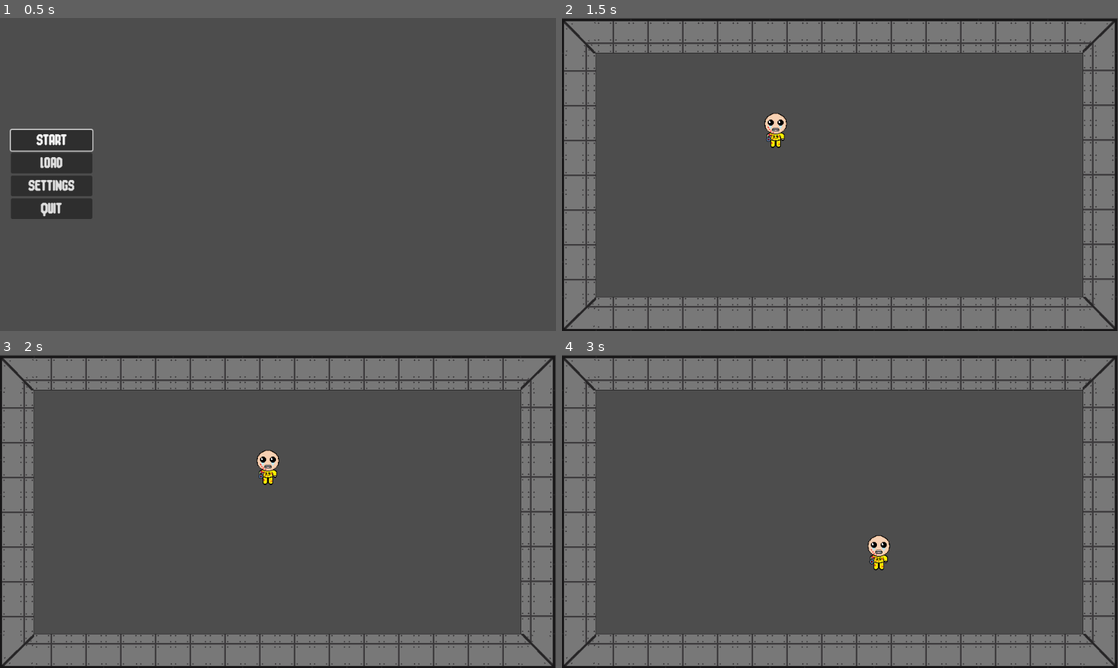
Above: before the commit, frames 1-4 (two rows, left to right).
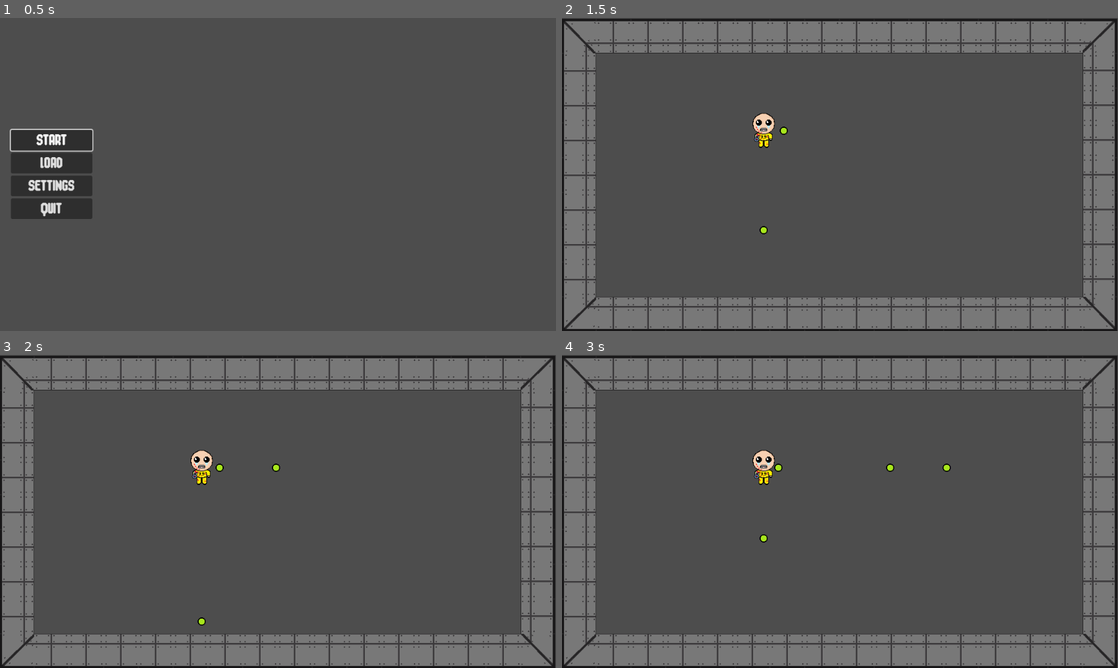
Above: after the commit, the same moments.

Repository: Andrej-Dusa/IronDystopia
Game: Godot game, scene res://Menus/MainMenu.tscn
Same seed, same stepped clock (60 frames per second), same inputs: the game is played once before the commit and once after it.
Inputs:
- Up to frame 1 (0.5 s): no input
- Up to frame 2 (1.5 s): click "START" at 0.5 s; hold Right (ui_right) from 1.28 s (still down)
- Up to frame 3 (2 s): keep holding Right (ui_right)
- Up to frame 4 (3 s): release Right (ui_right) at 2.03 s; hold Down (ui_down) 2.03-2.78 s; hold Right (ui_right) from 2.78 s (still down)

Frame 1 is identical in both runs. In frame 2, 0.6% of the frame differs, in the area x 34-41%, y 30-70%; in frame 3, 0.7%; in frame 4, 0.8%, in the area x 34-70%, y 30-69%.

Commit message:
Added projectile for player plus added basic projectile physics

Diff:
--- a/Characters/player.gd
+++ b/Characters/player.gd
@@ -3,17 +3,39 @@
 @export var MAX_SPEED = 200
 @export var ACCELERATION = 1000
 @export var FRICTION = 950
+@export var ATTACKSPEED = 0.5
+@export var PROJECTILE_CURVE = 0.3
 
 @onready var axis = Vector2.ZERO
+@onready var lookingDir = Vector2(0,1)
+@onready var attackSpeed = $AttackSpeed
+@onready var game = get_tree().get_root().get_node("GameTest")
+@onready var projectile = load("res://Game/Projectile.tscn")
 
+func _ready() :
+	_shoot()
 
 func _physics_process(delta: float) -> void:
 	_move(delta)
 
+func _get_looking_dir() :
+	if Input.is_action_pressed("ui_left") :
+		lookingDir = Vector2(-1,0) + axis * PROJECTILE_CURVE
+		_shoot()
+	elif Input.is_action_pressed("ui_right") :
+		lookingDir = Vector2(1,0) + axis * PROJECTILE_CURVE
+		_shoot()
+	elif Input.is_action_pressed("ui_up") :
+		lookingDir = Vector2(0,-1) + axis * PROJECTILE_CURVE
+		_shoot()
+	elif Input.is_action_pressed("ui_down") :
+		lookingDir = Vector2(0,1) + axis * PROJECTILE_CURVE
+		_shoot()
+
 
 func _get_input_axis() :
-	axis.x = int(Input.is_action_pressed("ui_right")) - int(Input.is_action_pressed("ui_left"))
-	axis.y = int(Input.is_action_pressed("ui_down")) - int(Input.is_action_pressed("ui_up"))
+	axis.x = int(Input.is_action_pressed("move_right")) - int(Input.is_action_pressed("move_left"))
+	axis.y = int(Input.is_action_pressed("move_down")) - int(Input.is_action_pressed("move_up"))
 	return axis.normalized()
 
 func _move(delta) :
@@ -23,6 +45,8 @@
 		_apply_friction(FRICTION * delta)
 	else:
 		_apply_movement(axis * ACCELERATION * delta)
+	_get_looking_dir()
+	print(lookingDir)
 	move_and_slide()
 
 func _apply_friction(amount) :
@@ -34,3 +58,13 @@
 func _apply_movement(acceleration) :
 	velocity += acceleration
 	velocity = velocity.limit_length(MAX_SPEED)
+
+func _shoot() :
+	if attackSpeed.is_stopped():
+		var instance = projectile.instantiate()
+		instance.dir = lookingDir
+		instance.spawnPos = global_position
+		instance.spawnRot = rotation
+		instance.zdex = z_index - 1
+		game.add_child.call_deferred(instance)
+		attackSpeed.start(ATTACKSPEED)
--- a/Characters/player.tscn
+++ b/Characters/player.tscn
@@ -33,3 +33,6 @@
 
 [node name="CollisionShape2D" type="CollisionShape2D" parent="."]
 shape = SubResource("CapsuleShape2D_okd0v")
+
+[node name="AttackSpeed" type="Timer" parent="."]
+one_shot = true
--- /dev/null
+++ b/Game/Projectile.tscn
@@ -0,0 +1,32 @@
+[gd_scene load_steps=4 format=3 uid="uid://fc0r1xlbk5s5"]
+
+[ext_resource type="Script" path="res://Game/projectile.gd" id="1_5rdj5"]
+[ext_resource type="Texture2D" uid="uid://pcxyfrrkilun" path="res://assets/projectile.png" id="2_8e7kt"]
+
+[sub_resource type="CircleShape2D" id="CircleShape2D_hylav"]
+radius = 8.06226
+
+[node name="Projectile" type="CharacterBody2D"]
+collision_layer = 16
+collision_mask = 8
+script = ExtResource("1_5rdj5")
+
+[node name="Sprite2D" type="Sprite2D" parent="."]
+texture = ExtResource("2_8e7kt")
+
+[node name="CollisionShape2D" type="CollisionShape2D" parent="."]
+shape = SubResource("CircleShape2D_hylav")
+
+[node name="Area2D" type="Area2D" parent="."]
+collision_layer = 16
+collision_mask = 8
+
+[node name="CollisionShape2D" type="CollisionShape2D" parent="Area2D"]
+shape = SubResource("CircleShape2D_hylav")
+
+[node name="Life" type="Timer" parent="."]
+wait_time = 3.0
+autostart = true
+
+[connection signal="body_entered" from="Area2D" to="." method="_on_area_2d_body_entered"]
+[connection signal="timeout" from="Life" to="." method="_on_life_timeout"]
--- /dev/null
+++ b/Game/projectile.gd
@@ -0,0 +1,25 @@
+extends CharacterBody2D
+
+@export var SPEED = 200
+
+var dir : Vector2
+var spawnPos : Vector2
+var spawnRot : float
+var zdex : int
+
+func _ready():
+	global_position = spawnPos
+	global_rotation = spawnRot
+	z_index = zdex
+
+func _physics_process(delta: float) :
+	velocity = dir * SPEED
+	move_and_slide()
+
+func _on_area_2d_body_entered(body: Node2D) :
+	print("HIT!!!")
+	queue_free()
+
+
+func _on_life_timeout() -> void:
+	queue_free()
--- a/project.godot
+++ b/project.godot
@@ -28,6 +28,29 @@
 version_control/plugin_name="GitPlugin"
 version_control/autoload_on_startup=true
 
+[input]
+
+move_left={
+"deadzone": 0.5,
+"events": [Object(InputEventKey,"resource_local_to_scene":false,"resource_name":"","device":0,"window_id":0,"alt_pressed":false,"shift_pressed":false,"ctrl_pressed":false,"meta_pressed":false,"pressed":false,"keycode":0,"physical_keycode":65,"key_label":0,"unicode":0,"location":0,"echo":false,"script":null)
+]
+}
+move_right={
+"deadzone": 0.5,
+"events": [Object(InputEventKey,"resource_local_to_scene":false,"resource_name":"","device":0,"window_id":0,"alt_pressed":false,"shift_pressed":false,"ctrl_pressed":false,"meta_pressed":false,"pressed":false,"keycode":0,"physical_keycode":68,"key_label":0,"unicode":0,"location":0,"echo":false,"script":null)
+]
+}
+move_up={
+"deadzone": 0.5,
+"events": [Object(InputEventKey,"resource_local_to_scene":false,"resource_name":"","device":0,"window_id":0,"alt_pressed":false,"shift_pressed":false,"ctrl_pressed":false,"meta_pressed":false,"pressed":false,"keycode":0,"physical_keycode":87,"key_label":0,"unicode":0,"location":0,"echo":false,"script":null)
+]
+}
+move_down={
+"deadzone": 0.5,
+"events": [Object(InputEventKey,"resource_local_to_scene":false,"resource_name":"","device":-1,"window_id":0,"alt_pressed":false,"shift_pressed":false,"ctrl_pressed":false,"meta_pressed":false,"pressed":false,"keycode":0,"physical_keycode":83,"key_label":0,"unicode":115,"location":0,"echo":false,"script":null)
+]
+}
+
 [layer_names]
 
 2d_physics/layer_1="Player"
Binary file added: assets/projectile.png
Not shown, added: assets/projectile.png.import
